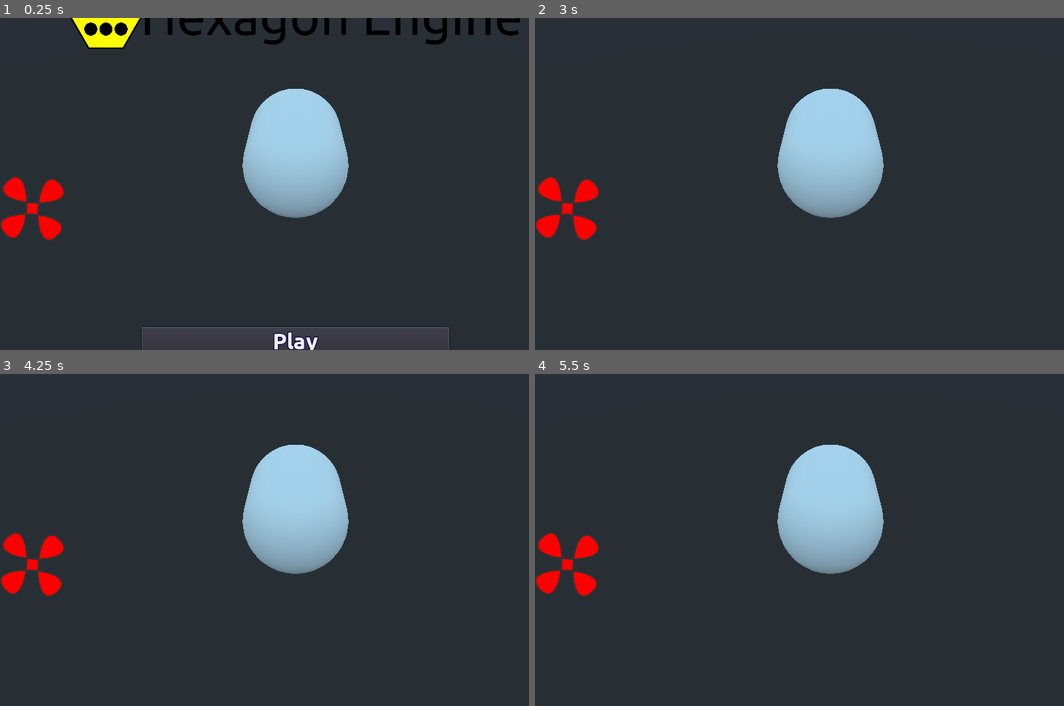
Above: before the commit, frames 1-4 (two rows, left to right).
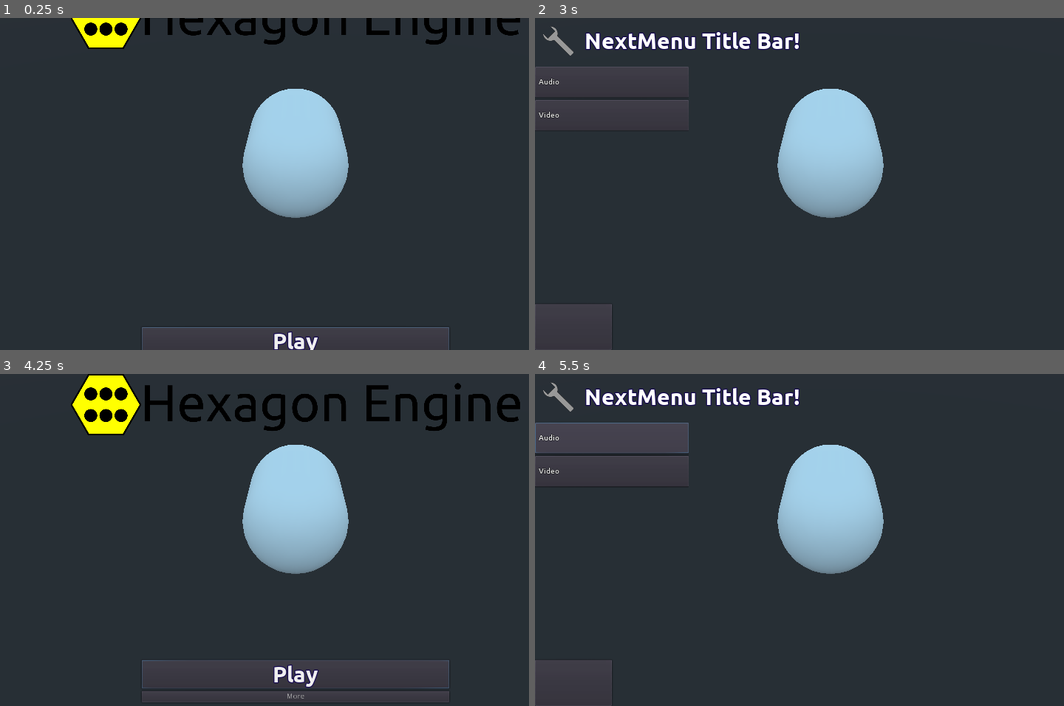
Above: after the commit, the same moments.

Repository: Perkedel/HexagonEngine
Game: Godot game, scene res://HexagonEngineCore.tscn
The game is run twice, just before and just after one commit, with the same random seed, the same clock (stepped at 60 frames per second) and the same inputs.
Inputs (mouse positions are in pixels of both pictures, inside the frame that each line leads up to):
- Up to frame 1 (0.25 s): no input
- Up to frame 2 (3 s): click "Play" at 0.5 s; click "Play" at 1.25 s; click "More" at 2 s; click (640, 316) at 2.77 s
- Up to frame 3 (4.25 s): click (37, 682) at 3.52 s
- Up to frame 4 (5.5 s): move the mouse to (958, 523) at 4.27 s; hold Right (ui_right) 4.28-5 s; hold 0 4.28-5 s; click (958, 523) at 4.42 s; tap 9 at 4.55 s; click (614, 437) at 5 s, where only the run after the commit has a clickable "Audio"

The runs differ from the first frame. In frame 1, 1.0% of the frame differs, in the area x 0-13%, y 48-67%; in frame 2, 2.8%; in frame 3, 6.1%, in the area x 0-99%, y 0-99%; in frame 4, 5.2%.

Commit message:
Clearly
That;s the problem.

use editable children.

now we must go to support center because short semester broke.
glad angery confusion
nexxt year if fail is distastefully last one before 2021

Elon musk do not ened college but it's embarrassing for earth I hope. not universe

Now we need to do:

focus for setting button cattegory not clicking

Diff:
--- a/GameDVDCardtridge/TemplateHexagonEngine/MenuPart/Derival/SettingArea.tscn
+++ b/GameDVDCardtridge/TemplateHexagonEngine/MenuPart/Derival/SettingArea.tscn
@@ -16,7 +16,9 @@
 
 # Called when the node enters the scene tree for the first time.
 func _ready():
-
+	if not $HBoxContainer/CategoryScrolling/CategorySelection/AudioCategory.has_focus():
+		$HBoxContainer/CategoryScrolling/CategorySelection/AudioCategory.grab_focus()
+		pass
 	pass # Replace with function body.
 
 # Called every frame. 'delta' is the elapsed time since the previous frame.
--- a/GameDVDCardtridge/TemplateHexagonEngine/MenuPart/MainMenu.tscn
+++ b/GameDVDCardtridge/TemplateHexagonEngine/MenuPart/MainMenu.tscn
@@ -19,6 +19,7 @@
 [node name="Spacing" parent="VBoxContainer" instance=ExtResource( 3 )]
 
 [node name="MenuButtonings" parent="VBoxContainer" instance=ExtResource( 4 )]
+editor/display_folded = true
 anchor_top = 0.0
 anchor_right = 0.0
 anchor_bottom = 0.0
@@ -27,5 +28,10 @@
 margin_bottom = 1080.0
 size_flags_vertical = 9
 alignment = 2
+[connection signal="PressChangeDVDButton" from="VBoxContainer/MenuButtonings" to="." method="_on_MenuButtonings_PressChangeDVDButton"]
+[connection signal="PressExitButton" from="VBoxContainer/MenuButtonings" to="." method="_on_MenuButtonings_PressExitButton"]
+[connection signal="PressExtrasButton" from="VBoxContainer/MenuButtonings" to="." method="_on_MenuButtonings_PressExtrasButton"]
+[connection signal="PressSettingButton" from="VBoxContainer/MenuButtonings" to="." method="_on_MenuButtonings_PressSettingButton"]
+[connection signal="PressUnknownButton" from="VBoxContainer/MenuButtonings" to="." method="_on_MenuButtonings_PressUnknownButton"]
 
 [editable path="VBoxContainer/MenuButtonings"]
--- a/GameDVDCardtridge/TemplateHexagonEngine/MenuPart/MenuButtonings.gd
+++ b/GameDVDCardtridge/TemplateHexagonEngine/MenuPart/MenuButtonings.gd
@@ -11,26 +11,8 @@
 # Called when the node enters the scene tree for the first time.
 func _ready():
 
-	for buttonings in $MoreMenu/BoxMenuContainings.get_children():
-		buttonings.connect("Button_Pressingated", self, "_on_MoreButton_Pressed", [buttonings.callTheFunction])
-		pass
 	pass # Replace with function body.
 
-func _on_MoreButton_Pressed(callFunction):
-	if callFunction == "GoToNextMenuOf":
-		GoToNextMenuOf(PassMenuScene)
-		pass
-	pass
-
-func GoToNextMenuOf(NameOfScene):
-	#get_tree().change_scene(NameOfScene) #dont use change scene! it will replace entire node
-	var currMenu = get_node("../../")
-	remove_child(currMenu)
-	currMenu.call_deferred("free")
-	var NextMenu = load(PassMenuScene)
-	var GoNextMenu = NextMenu.instance()
-	get_node("../../").add_child(GoNextMenu)
-	pass
 
 # Called every frame. 'delta' is the elapsed time since the previous frame.
 func _process(delta):
@@ -103,23 +85,27 @@
 func _on_SettingButton_focus_entered():
 	pass # Replace with function body.
 
-
+signal PressSettingButton()
 func _on_SettingButton_Button_Pressingated():
-
+	emit_signal("PressSettingButton")
 	pass # Replace with function body.
 
-
+signal PressUnknownButton()
 func _on_UnknownButton_Button_Pressingated():
+	emit_signal("PressUnknownButton")
 	pass # Replace with function body.
 
-
+signal PressExtrasButton()
 func _on_ExtrasButton_Button_Pressingated():
+	emit_signal("PressExtrasButton")
 	pass # Replace with function body.
 
-
+signal PressChangeDVDButton()
 func _on_ChangeDVDButton_Button_Pressingated():
+	emit_signal("PressChangeDVDButton")
 	pass # Replace with function body.
 
-
+signal PressExitButton()
 func _on_ExitButton_Button_Pressingated():
+	emit_signal("PressExitButton")
 	pass # Replace with function body.
--- a/GameDVDCardtridge/TemplateHexagonEngine/MenuPart/MenuButtonings.tscn
+++ b/GameDVDCardtridge/TemplateHexagonEngine/MenuPart/MenuButtonings.tscn
@@ -55,6 +55,7 @@
 alignment = 1
 
 [node name="SettingButton" parent="MoreMenu/BoxMenuContainings" instance=ExtResource( 4 )]
+editor/display_folded = true
 anchor_top = 0.0
 anchor_right = 0.0
 anchor_bottom = 0.0
@@ -62,7 +63,12 @@
 margin_right = 300.0
 margin_bottom = 200.0
 
+[node name="Button" parent="MoreMenu/BoxMenuContainings/SettingButton" index="0"]
+margin_left = 25.0
+margin_right = 275.0
+
 [node name="UnknownButton" parent="MoreMenu/BoxMenuContainings" instance=ExtResource( 5 )]
+editor/display_folded = true
 anchor_top = 0.0
 anchor_right = 0.0
 anchor_bottom = 0.0
@@ -71,7 +77,12 @@
 margin_right = 608.0
 margin_bottom = 200.0
 
+[node name="Button" parent="MoreMenu/BoxMenuContainings/UnknownButton" index="0"]
+margin_left = 25.0
+margin_right = 275.0
+
 [node name="ExtrasButton" parent="MoreMenu/BoxMenuContainings" instance=ExtResource( 6 )]
+editor/display_folded = true
 anchor_top = 0.0
 anchor_right = 0.0
 anchor_bottom = 0.0
@@ -80,7 +91,12 @@
 margin_right = 916.0
 margin_bottom = 200.0
 
+[node name="Button" parent="MoreMenu/BoxMenuContainings/ExtrasButton" index="0"]
+margin_left = 25.0
+margin_right = 275.0
+
 [node name="ChangeDVDButton" parent="MoreMenu/BoxMenuContainings" instance=ExtResource( 7 )]
+editor/display_folded = true
 anchor_top = 0.0
 anchor_right = 0.0
 anchor_bottom = 0.0
@@ -89,7 +105,12 @@
 margin_right = 1224.0
 margin_bottom = 200.0
 
+[node name="Button" parent="MoreMenu/BoxMenuContainings/ChangeDVDButton" index="0"]
+margin_left = 25.0
+margin_right = 275.0
+
 [node name="ExitButton" parent="MoreMenu/BoxMenuContainings" instance=ExtResource( 8 )]
+editor/display_folded = true
 anchor_top = 0.0
 anchor_right = 0.0
 anchor_bottom = 0.0
@@ -97,6 +118,10 @@
 margin_top = 0.0
 margin_right = 1532.0
 margin_bottom = 200.0
+
+[node name="Button" parent="MoreMenu/BoxMenuContainings/ExitButton" index="0"]
+margin_left = 25.0
+margin_right = 275.0
 
 [node name="MenuButtonAnimations" parent="." instance=ExtResource( 9 )]
 [connection signal="Hover_MoreMenu_Button" from="FocusArea/SamPlayArea" to="." method="_on_SamPlayArea_Hover_MoreMenu_Button"]
@@ -114,3 +139,13 @@
 [connection signal="Button_Pressingated" from="MoreMenu/BoxMenuContainings/ExitButton" to="." method="_on_ExitButton_Button_Pressingated"]
 [connection signal="focus_entered" from="MoreMenu/BoxMenuContainings/ExitButton" to="MoreMenu/BoxMenuContainings/ExitButton" method="_on_MoreButtonCollumnArea_focus_entered"]
 [connection signal="focus_exited" from="MoreMenu/BoxMenuContainings/ExitButton" to="MoreMenu/BoxMenuContainings/ExitButton" method="_on_MoreButtonCollumnArea_focus_exited"]
+
+[editable path="MoreMenu/BoxMenuContainings/SettingButton"]
+
+[editable path="MoreMenu/BoxMenuContainings/UnknownButton"]
+
+[editable path="MoreMenu/BoxMenuContainings/ExtrasButton"]
+
+[editable path="MoreMenu/BoxMenuContainings/ChangeDVDButton"]
+
+[editable path="MoreMenu/BoxMenuContainings/ExitButton"]
--- a/GameDVDCardtridge/TemplateHexagonEngine/MenuPart/NextMenu.gd
+++ b/GameDVDCardtridge/TemplateHexagonEngine/MenuPart/NextMenu.gd
@@ -6,18 +6,24 @@
 export(String) var TitleBarName = "NextMenu Title Bar!"
 export(Image) var TitleIcon
 export(PackedScene) var MainMenuBack
+export(PackedScene) var GameplayArea
 export(PackedScene) var SettingArea
 export(PackedScene) var UnknownArea #area51
 export(PackedScene) var ExtrasArea
+export(NodePath) var PrevNode
+export(NodePath) var NextNode
 
-enum SelectMenuList {Setting=0,Unknown=1,Extras=2}
+enum SelectMenuList {Setting=0,Unknown=1,Extras=2, Gameplay = 3}
 export(SelectMenuList) var SelectYourMenu
 
 # Called when the node enters the scene tree for the first time.
 func _ready():
+	#LetsChangeScene
+	SoftLetsChangeScene()
 	pass # Replace with function body.
 
 func ChangeMenuSpace(CurrentFrom, IntoNewSpace):
+	# https://godotengine.org/qa/24773/how-to-load-and-change-scenes
 	# Remove the current level
 	var level = CurrentFrom
 	remove_child(level)
@@ -29,16 +35,41 @@
 	$VBoxContainer/MenuSpaceArea.add_child(next_level)
 	pass
 
+func SoftChangeMenuSpace(CurrentFrom, IntoNewSpace):
+	CurrentFrom.hide()
+	IntoNewSpace.show()
+
+	pass
+
 func LetsChangeScene():
 	var CurrentMenuSpace = $VBoxContainer/MenuSpaceArea.get_child(0)
 	if SelectYourMenu == SelectMenuList.Setting:
 		# https://godotengine.org/qa/8025/how-to-add-a-child-in-a-specific-position
 		# https://godotengine.org/qa/24773/how-to-load-and-change-scenes
 		ChangeMenuSpace(CurrentMenuSpace, SettingArea)
+		$VBoxContainer/MenuSpaceArea/SettingArea/HBoxContainer/CategoryScrolling/CategorySelection/AudioCategory.grab_focus()
 		pass
 	elif SelectYourMenu == SelectMenuList.Unkown:
 		pass
 	elif SelectYourMenu == SelectMenuList.Extras:
+		pass
+	elif SelectYourMenu == SelectMenuList.Gameplay:
+		pass
+
+	pass
+
+func SoftLetsChangeScene():
+	PrevNode = $VBoxContainer/MenuSpaceArea.get_child(0)
+	if SelectYourMenu == SelectMenuList.Setting:
+		SoftChangeMenuSpace(PrevNode, $VBoxContainer/MenuSpaceArea/SettingArea)
+
+		$VBoxContainer/MenuSpaceArea/SettingArea/HBoxContainer/CategoryScrolling/CategorySelection/AudioCategory.grab_focus()
+		pass
+	elif SelectYourMenu == SelectMenuList.Unkown:
+		pass
+	elif SelectYourMenu == SelectMenuList.Extras:
+		pass
+	elif SelectYourMenu == SelectMenuList.Gameplay:
 		pass
 	pass
 
--- a/GameDVDCardtridge/TemplateHexagonEngine/MenuPart/NextMenu.tscn
+++ b/GameDVDCardtridge/TemplateHexagonEngine/MenuPart/NextMenu.tscn
@@ -67,6 +67,10 @@
 size_flags_vertical = 3
 
 [node name="InheritableMenuArea" parent="VBoxContainer/MenuSpaceArea" instance=ExtResource( 6 )]
+visible = false
+
+[node name="SettingArea" parent="VBoxContainer/MenuSpaceArea" instance=ExtResource( 4 )]
+visible = false
 
 [node name="ButtonNavigateArea" type="HBoxContainer" parent="VBoxContainer"]
 margin_top = 930.0
--- a/GameDVDCardtridge/TemplateHexagonEngine/MenuPart/Spaces/UIspace.tscn
+++ b/GameDVDCardtridge/TemplateHexagonEngine/MenuPart/Spaces/UIspace.tscn
@@ -9,10 +9,20 @@
 anchor_right = 1.0
 anchor_bottom = 1.0
 script = ExtResource( 1 )
+MainMenuNode = NodePath("MainMenu")
+NextMenuNode = NodePath("NextMenu")
 
 [node name="MainMenu" parent="." instance=ExtResource( 2 )]
+NextMenuNode = NodePath("../NextMenu")
+
+[node name="MenuButtonings" parent="MainMenu/VBoxContainer" index="2"]
+editor/display_folded = false
+
+[node name="MoreMenu" parent="MainMenu/VBoxContainer/MenuButtonings" index="1"]
+editor/display_folded = true
 
 [node name="Mavrickle" type="TextureRect" parent="."]
+visible = false
 margin_top = 515.0
 margin_right = 1920.0
 margin_bottom = 725.0
@@ -20,3 +30,28 @@
 
 [node name="NextMenu" parent="." instance=ExtResource( 4 )]
 visible = false
+
+[node name="GameplayUI" type="Control" parent="."]
+visible = false
+anchor_right = 1.0
+anchor_bottom = 1.0
+[connection signal="PressChangeDVDButton" from="MainMenu/VBoxContainer/MenuButtonings" to="." method="_on_MenuButtonings_PressChangeDVDButton"]
+[connection signal="PressExitButton" from="MainMenu/VBoxContainer/MenuButtonings" to="." method="_on_MenuButtonings_PressExitButton"]
+[connection signal="PressExtrasButton" from="MainMenu/VBoxContainer/MenuButtonings" to="." method="_on_MenuButtonings_PressExtrasButton"]
+[connection signal="PressSettingButton" from="MainMenu/VBoxContainer/MenuButtonings" to="." method="_on_MenuButtonings_PressSettingButton"]
+[connection signal="PressUnknownButton" from="MainMenu/VBoxContainer/MenuButtonings" to="." method="_on_MenuButtonings_PressUnknownButton"]
+[connection signal="pressed" from="NextMenu/VBoxContainer/ButtonNavigateArea/BackButton" to="." method="_on_BackButton_pressed" binds= [ false ]]
+
+[editable path="MainMenu"]
+
+[editable path="MainMenu/VBoxContainer/TitleBox"]
+
+[editable path="MainMenu/VBoxContainer/MenuButtonings"]
+
+[editable path="MainMenu/VBoxContainer/MenuButtonings/FocusArea/SamPlayArea"]
+
+[editable path="MainMenu/VBoxContainer/MenuButtonings/MenuButtonAnimations"]
+
+[editable path="NextMenu"]
+
+[editable path="NextMenu/VBoxContainer/MenuSpaceArea/InheritableMenuArea"]
--- a/Scripts/MainMenu.gd
+++ b/Scripts/MainMenu.gd
@@ -3,7 +3,9 @@
 # Declare member variables here. Examples:
 # var a = 2
 # var b = "text"
-signal GoToNextMenuOf(WhichMenu)
+enum SelectMenuList {Setting=0,Unknown=1,Extras=2, Gameplay = 3}
+export(SelectMenuList) var NextMenuScene
+export(NodePath) var NextMenuNode
 
 # Called when the node enters the scene tree for the first time.
 func _ready():
@@ -12,3 +14,29 @@
 # Called every frame. 'delta' is the elapsed time since the previous frame.
 #func _process(delta):
 #	pass
+
+func ShowNextMenu(WhichMenu):
+	get_node(NextMenuNode)
+	get_node(NextMenuNode).show()
+	hide()
+	pass
+
+
+func _on_MenuButtonings_PressChangeDVDButton():
+	pass # Replace with function body.
+
+
+func _on_MenuButtonings_PressExitButton():
+	pass # Replace with function body.
+
+
+func _on_MenuButtonings_PressExtrasButton():
+	pass # Replace with function body.
+
+
+func _on_MenuButtonings_PressSettingButton():
+	pass # Replace with function body.
+
+
+func _on_MenuButtonings_PressUnknownButton():
+	pass # Replace with function body.
--- a/Scripts/UIspace.gd
+++ b/Scripts/UIspace.gd
@@ -4,24 +4,68 @@
 # var a = 2
 # var b = "text"
 var PassMenuScene = "res://GameDVDCardtridge/TemplateHexagonEngine/MenuPart/SettingMenu.tscn"
+enum SelectMenuList {Setting=0,Unknown=1,Extras=2, Gameplay = 3}
+export(SelectMenuList) var NextMenuScene
+export(NodePath) var MainMenuNode
+export(NodePath) var NextMenuNode
+export(NodePath) var GameplayUINode
 
 # Called when the node enters the scene tree for the first time.
 func _ready():
-
+	$MainMenu/VBoxContainer/MenuButtonings/FocusArea/SamPlayArea/PlayButton.grab_focus()
 	pass # Replace with function body.
 
-func NextMenu(menuToLoad):
-	var currMenu = get_node("MainMenu")
-	remove_child(currMenu)
-	currMenu.call_deferred("free")
-	var NextMenu = load(menuToLoad)
-	var GoNextMenu = NextMenu.instance()
-	add_child(GoNextMenu)
+func ShowNextMenu():
+	$NextMenu.SelectYourMenu = NextMenuScene
+	$NextMenu.show()
+	$MainMenu.hide()
+
+func SetAndShowNextMenu(WhichMenu):
+	NextMenuScene = WhichMenu
+	ShowNextMenu()
+	pass
+
+func BackToMainMenu():
+	$NextMenu.hide()
+	$MainMenu.show()
+	$MainMenu/VBoxContainer/TitleBox/TitleAnimating.play("InitTitle")
+	$MainMenu/VBoxContainer/MenuButtonings/MenuButtonAnimations.play("InitMenu")
+	$MainMenu/VBoxContainer/MenuButtonings/FocusArea/SamPlayArea/PlayButton.grab_focus()
 	pass
 
 # Called every frame. 'delta' is the elapsed time since the previous frame.
 func _process(delta):
 	if Input.is_key_pressed(KEY_0):
 		#NextMenu(PassMenuScene)
+		ShowNextMenu()
 		pass
+
 	pass
+
+
+func _on_MenuButtonings_PressChangeDVDButton():
+	pass # Replace with function body.
+
+
+func _on_MenuButtonings_PressExitButton():
+	pass # Replace with function body.
+
+
+func _on_MenuButtonings_PressExtrasButton():
+	SetAndShowNextMenu(SelectMenuList.Extras)
+	pass # Replace with function body.
+
+
+func _on_MenuButtonings_PressSettingButton():
+	SetAndShowNextMenu(SelectMenuList.Setting)
+	pass # Replace with function body.
+
+
+func _on_MenuButtonings_PressUnknownButton():
+	SetAndShowNextMenu(SelectMenuList.Unknown)
+	pass # Replace with function body.
+
+
+func _on_BackButton_pressed(extra_arg_0):
+	BackToMainMenu()
+	pass # Replace with function body.
